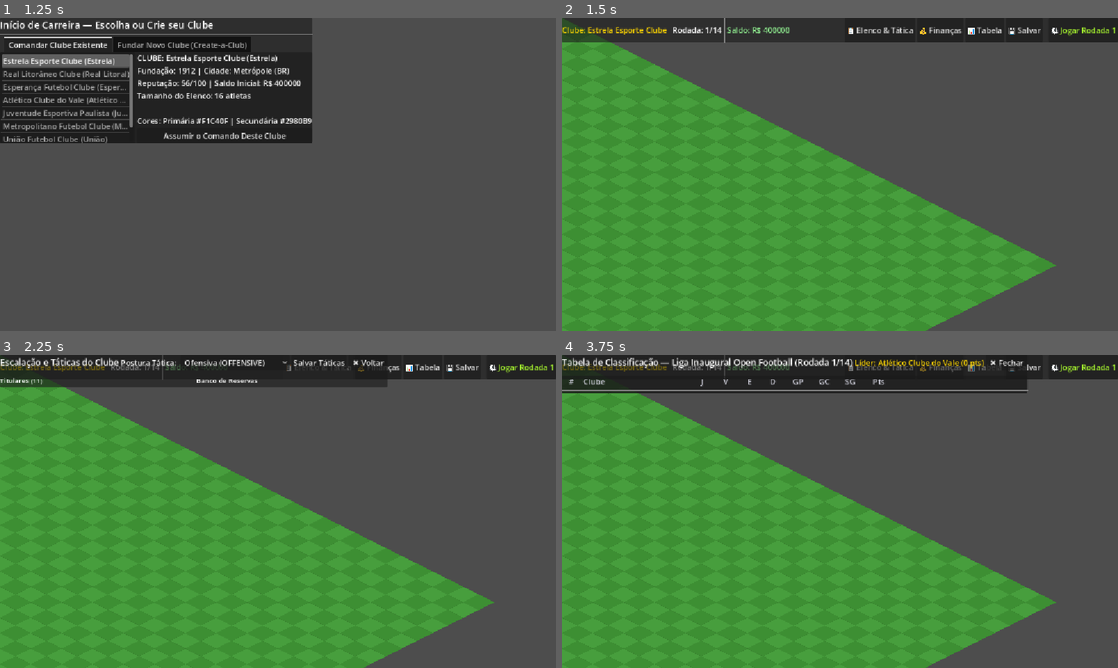
Above: before the commit, frames 1-4 (two rows, left to right).
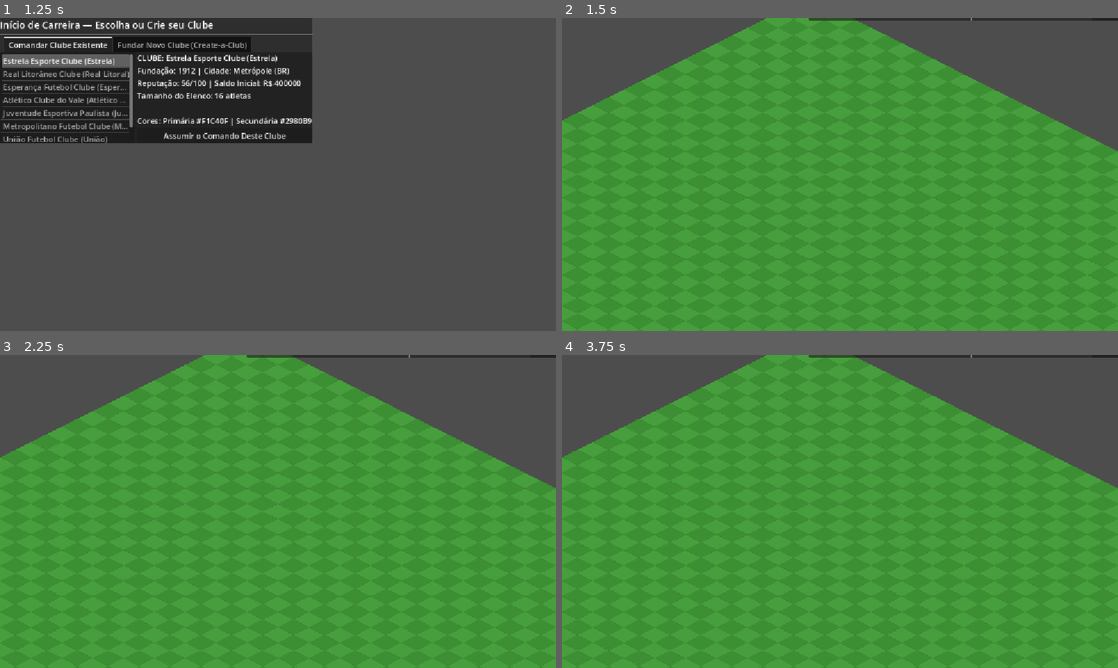
Above: after the commit, the same moments.

Repository: micaelsantiago/open-football
Game: Godot game, scene res://src/presentation/app_view.tscn
The game is run twice, just before and just after one commit, with the same random seed, the same clock (stepped at 60 frames per second) and the same inputs.
Inputs (mouse positions are in pixels of both pictures, inside the frame that each line leads up to):
- Up to frame 1 (1.25 s): click "🌟 Nova Carreira" at 0.5 s
- Up to frame 2 (1.5 s): click "Assumir o Comando Deste Clube" at 1.25 s
- Up to frame 3 (2.25 s): click (316, 367) at 2 s, where only the run before the commit has a clickable "📋 Elenco & Tática"
- Up to frame 4 (3.75 s): click (940, 367) at 2.75 s, where only the run before the commit has a clickable "💰 Finanças"; click (984, 367) at 3.5 s, where only the run before the commit has a clickable "📊 Tabela"

Frame 1 is identical in both runs. In frame 2, 44% of the frame differs, in the area x 0-100%, y 0-100%; in frame 3, 44%; in frame 4, 45%.

Commit message:
feat(app): integra orquestracao de controle da camera ao ciclo de telas no AppController

Diff:
--- a/src/presentation/app_controller.gd
+++ b/src/presentation/app_controller.gd
@@ -112,16 +112,34 @@
 	squad_view = SquadViewClass.new()
 	squad_view.visible = false
 	add_child(squad_view)
-	squad_view.tactics_saved.connect(func(): squad_view.visible = false)
+	squad_view.tactics_saved.connect(func():
+		squad_view.visible = false
+		_update_camera_controls()
+	)
+	squad_view.closed.connect(func():
+		squad_view.visible = false
+		_update_camera_controls()
+	)
 
 	finances_view = FinancesViewClass.new()
 	finances_view.visible = false
 	add_child(finances_view)
-	finances_view.finances_saved.connect(func(): finances_view.visible = false)
+	finances_view.finances_saved.connect(func():
+		finances_view.visible = false
+		_update_camera_controls()
+	)
+	finances_view.closed.connect(func():
+		finances_view.visible = false
+		_update_camera_controls()
+	)
 
 	standings_view = StandingsViewClass.new()
 	standings_view.visible = false
 	add_child(standings_view)
+	standings_view.closed.connect(func():
+		standings_view.visible = false
+		_update_camera_controls()
+	)
 
 	stadium_modal = StadiumUpgradeModalClass.new()
 	stadium_modal.visible = false
@@ -129,6 +147,10 @@
 	stadium_modal.upgrade_started.connect(func():
 		world_view.refresh_world()
 		update_hud()
+		_update_camera_controls()
+	)
+	stadium_modal.closed.connect(func():
+		_update_camera_controls()
 	)
 
 	match_view = MatchViewClass.new()
@@ -152,6 +174,7 @@
 	world_view.visible = false
 	main_menu.visible = true
 	main_menu.refresh_saves()
+	_update_camera_controls()
 
 func _on_new_career_requested() -> void:
 	main_menu.visible = false
@@ -161,6 +184,7 @@
 
 	create_club_wizard.visible = true
 	create_club_wizard.setup(game_state)
+	_update_camera_controls()
 
 func _on_continue_career_requested() -> void:
 	var loaded_state = SaveManagerClass.load_game("carreira_default")
@@ -181,6 +205,7 @@
 	world_view.visible = true
 	world_view.load_club_world(game_state)
 	update_hud()
+	_update_camera_controls()
 	# Salva o progresso inicial
 	SaveManagerClass.save_game(game_state, "carreira_default")
 
@@ -203,21 +228,25 @@
 	var fac = game_state.get_facility(facility_id)
 	if fac != null and str(fac.type) == "STADIUM":
 		stadium_modal.open_for_stadium(game_state, facility_id)
+		_update_camera_controls()
 
 func _on_squad_button_pressed() -> void:
 	AudioServiceClass.get_instance().play_click()
 	squad_view.setup(game_state)
 	squad_view.visible = true
+	_update_camera_controls()
 
 func _on_finances_button_pressed() -> void:
 	AudioServiceClass.get_instance().play_click()
 	finances_view.setup(game_state)
 	finances_view.visible = true
+	_update_camera_controls()
 
 func _on_standings_button_pressed() -> void:
 	AudioServiceClass.get_instance().play_click()
 	standings_view.setup(game_state)
 	standings_view.visible = true
+	_update_camera_controls()
 
 func _on_save_button_pressed() -> void:
 	AudioServiceClass.get_instance().play_click()
@@ -263,11 +292,13 @@
 
 		match_view.setup(sim, user_is_home)
 		match_view.visible = true
+		_update_camera_controls()
 	else:
 		# Se o clube nao tiver jogo nesta rodada, simula tudo direto
 		season_controller.simulate_full_round()
 		update_hud()
 		world_view.refresh_world()
+		_update_camera_controls()
 
 func _on_match_finished(user_match_res: Dictionary) -> void:
 	# Simula as demais partidas da rodada instantaneamente
@@ -302,6 +333,24 @@
 	match_view.visible = false
 	update_hud()
 	world_view.refresh_world()
+	_update_camera_controls()
 
 	# Salva o jogo atomicamente apos a rodada
 	SaveManagerClass.save_game(game_state, "carreira_default")
+
+## Retorna se o usuario esta na tela principal da sede (estadio e campo) sem janelas modais
+func is_world_active() -> bool:
+	return world_view != null \
+		and world_view.visible \
+		and not (main_menu != null and main_menu.visible) \
+		and not (create_club_wizard != null and create_club_wizard.visible) \
+		and not (squad_view != null and squad_view.visible) \
+		and not (finances_view != null and finances_view.visible) \
+		and not (standings_view != null and standings_view.visible) \
+		and not (stadium_modal != null and stadium_modal.visible) \
+		and not (match_view != null and match_view.visible)
+
+## Atualiza a ativacao dos controles de camera (zoom e pan) de acordo com a tela ativa
+func _update_camera_controls() -> void:
+	if world_view != null:
+		world_view.set_controls_enabled(is_world_active())
